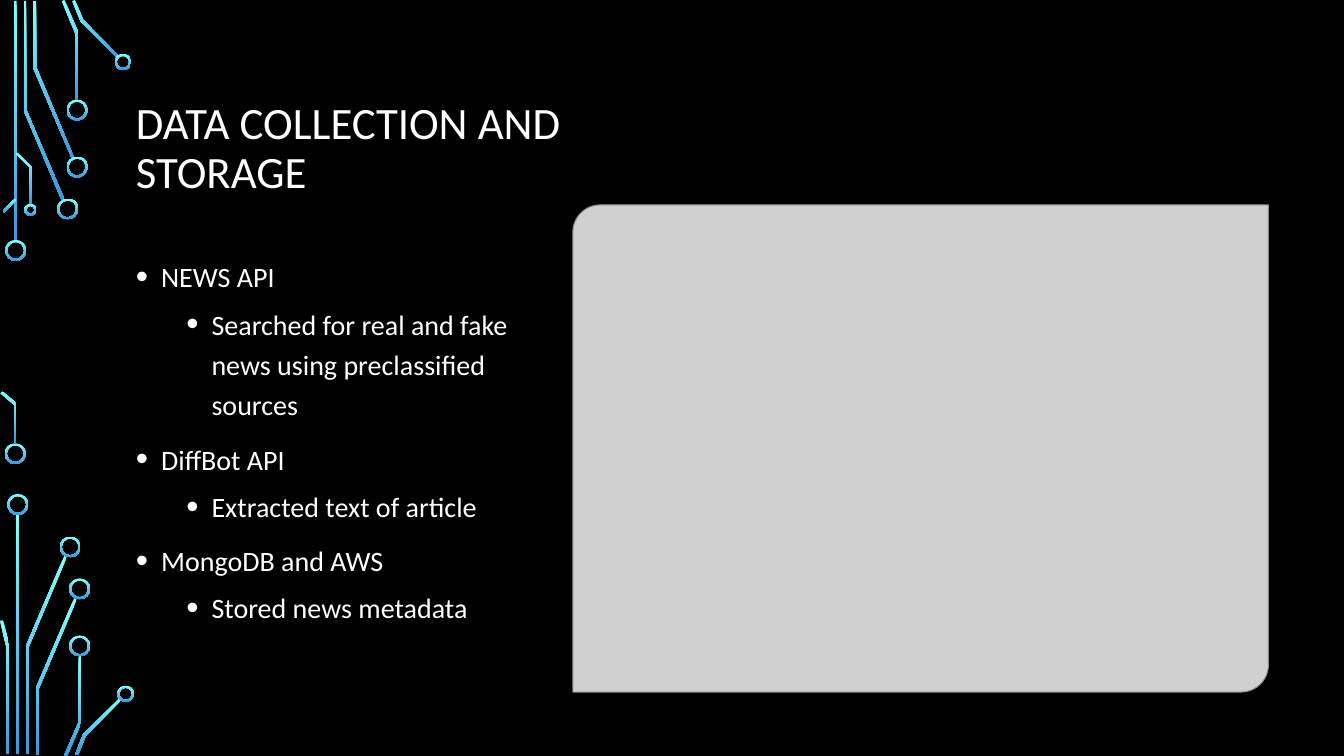
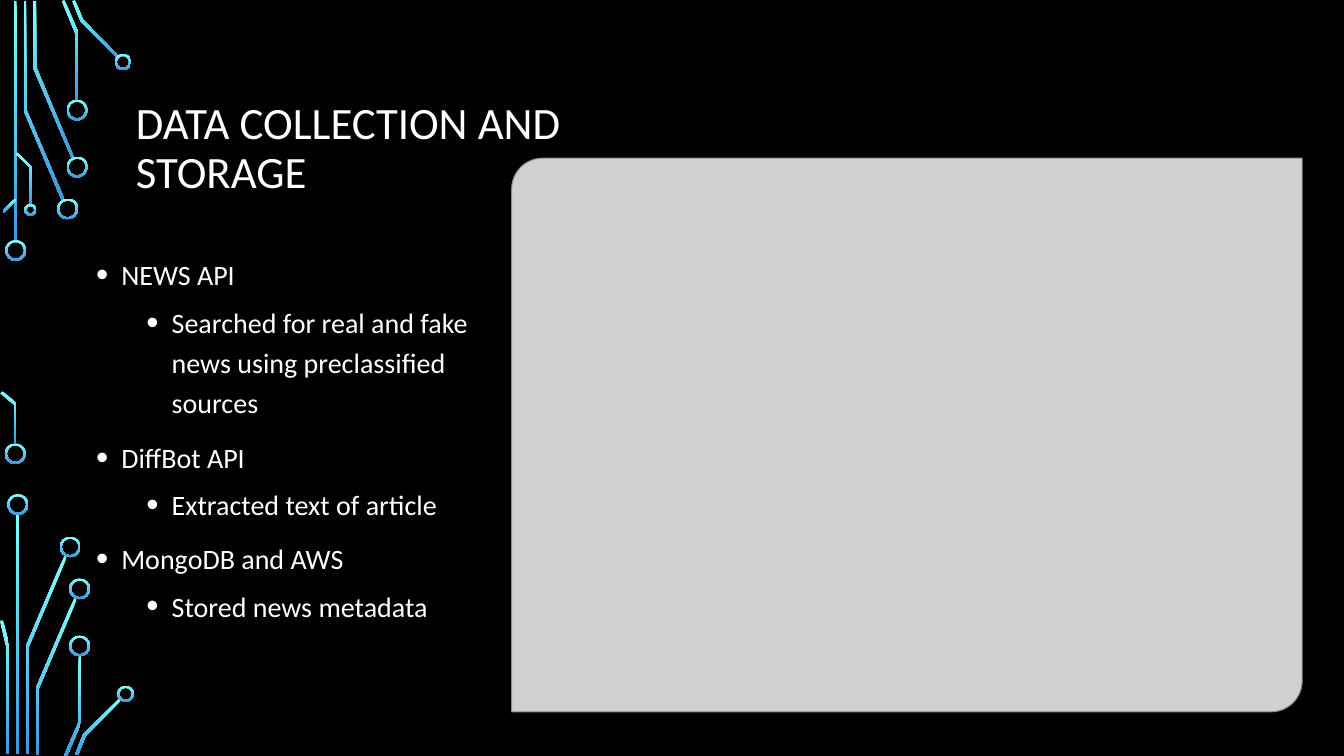
Before and after one commit to aviboppana/PennApps2018, a slide deck: slide 4 of PennApps presentation.pptx. Drawn at 1344x756 pixels with LibreOffice and Linux fonts; fonts in the diff are those of the drawing; grey boxes stand for pictures; background and template pictures are left out. Boxes give left, top, right and bottom in pixels: in the first picture for what was removed or moved away, otherwise in the second. Text is boxed around its words. In the diff, an @@ line names an element or a change of style, - is before the commit and + after.

```diff
--- a/PennApps presentation.pptx
+++ b/PennApps presentation.pptx
@@ picture: place and size @@
-picture at [573,205,1268,692]
+picture at [512,158,1303,712]
@@ text "NEWS API": place and size @@
-text "NEWS API" at [161,268,507,619]
+text "NEWS API" at [121,266,467,618]
```
Also in this commit, not shown: 1 other slide changed.
